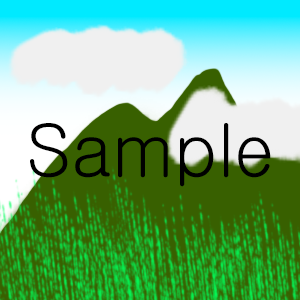
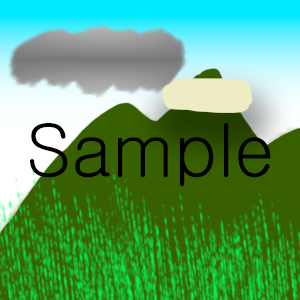
Layer changes from the first 300px x 300px image to the second:
painted on "cloud-02" over [161, 43, 300, 171]
